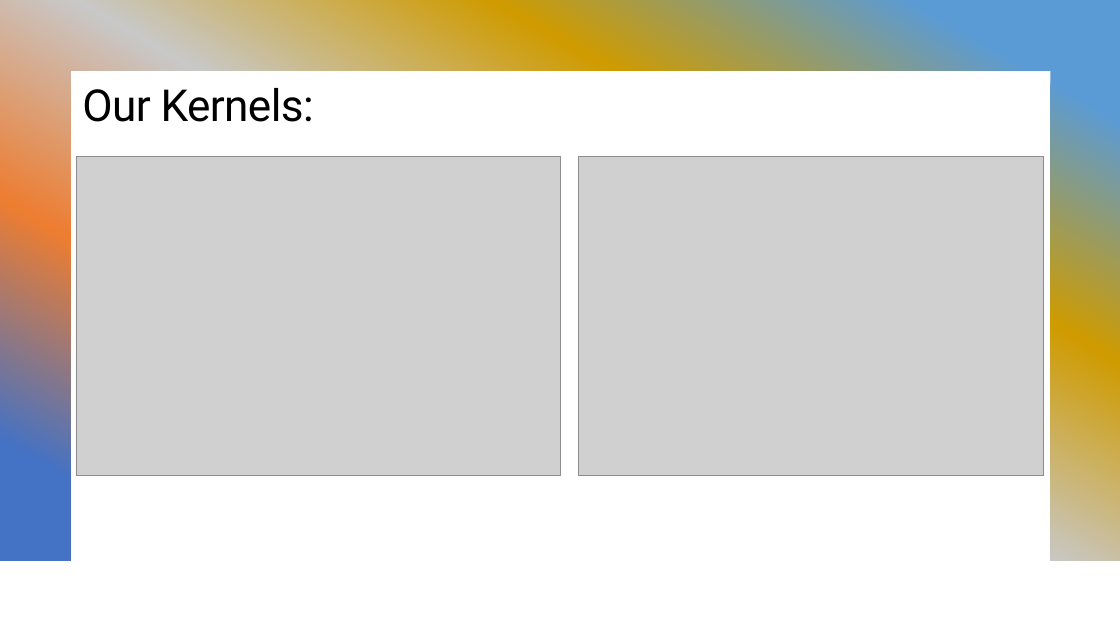
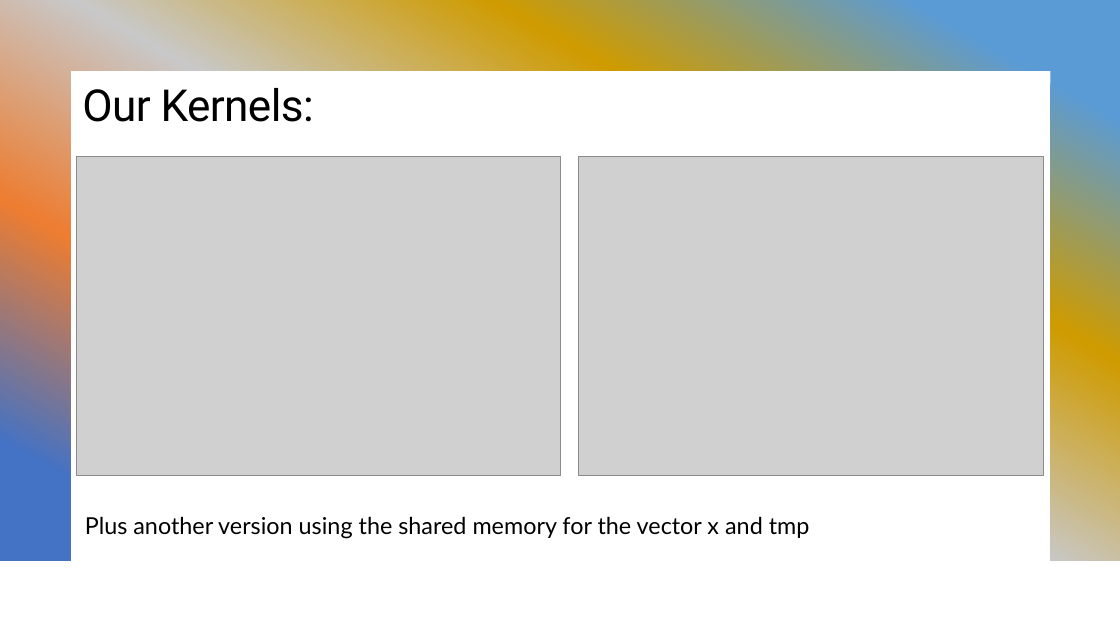
Before and after one commit to salor02/assignment-HPC, a slide deck: slide 4 of assignment-2/ATAX Problem Optimization.pptx. Drawn at 1120x630 pixels with LibreOffice and Linux fonts; fonts in the diff are those of the drawing; grey boxes stand for pictures. Boxes give left, top, right and bottom in pixels: in the first picture for what was removed or moved away, otherwise in the second. Text is boxed around its words. In the diff, an @@ line names an element or a change of style, - is before the commit and + after.

Commit message:
fix: presentation

```diff
--- a/assignment-2/ATAX Problem Optimization.pptx
+++ b/assignment-2/ATAX Problem Optimization.pptx
@@ text added at [85,516,810,539], 20 pt, text #000000 @@
+Plus another version using the shared memory for the vector x and tmp
```
